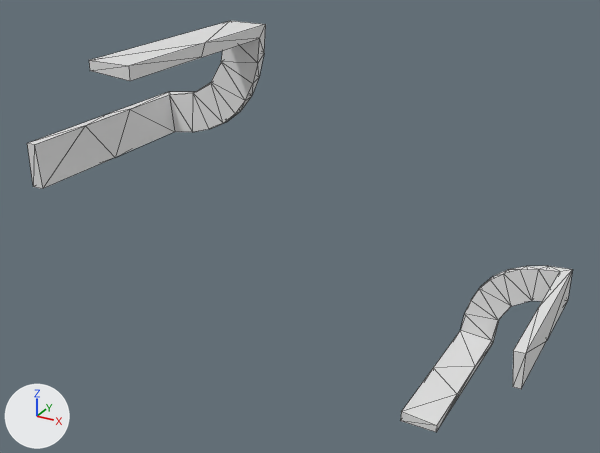
Two versions of the OBJ model data/bmc/SET_4W2C/t_445.obj, one commit apart.
Both versions are drawn from a 50 mm lens placed at (0.841, -1.715, 0.854), pointed at (-0.082, -0.037, 0.016). Every picture has the same lights, and +X, +Y and +Z are marked at lower left. Mesh edges are drawn as thin lines. Where no turn or scale is listed for an object, it has been applied to the vertices.

The first picture shows 't_445'.
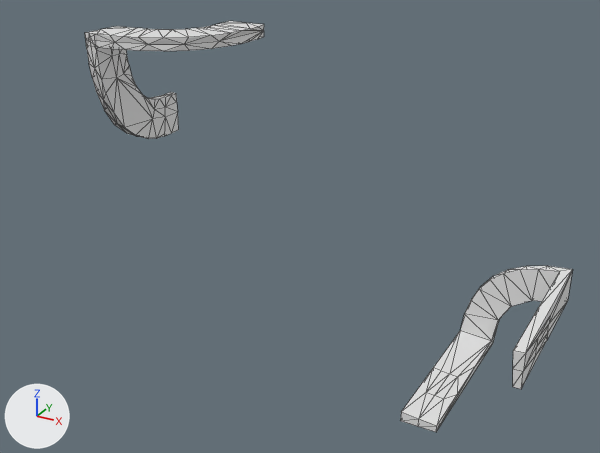
Changed parts and their boxes [x1, y1, x2, y2] in the pictures (600 x 453 px):
```json
{"object": "t_445", "change": "reshaped", "before": [27, 21, 573, 432], "after": [85, 21, 573, 432], "on screen": "11% narrower"}
{"part": 1, "of": "me_t_445", "change": "rebuilt", "before": [27, 21, 266, 189], "after": [85, 21, 264, 139], "on screen": "25% narrower, 30% shorter"}
{"part": 2, "of": "me_t_445", "change": "built on", "before": [400, 269, 573, 432], "after": [400, 269, 573, 432]}
```

Edits to the scene script, one JSON object a line:
```json
{"block": "me_t_445", "where": "# used by ob_t_445; location = (0.0, 0.0, 0.0)"}
{"op": "remove", "block": "me_t_445", "code": "me_t_445.from_pydata(...)  # 88 vertices, 168 faces; spans x -0.496..0.5, y -0.5..0.5, z -0.5..0.501"}
{"op": "add", "block": "me_t_445", "code": "me_t_445.from_pydata(...)  # 217 vertices, 398 faces; spans x -0.5..0.5, y -0.287..0.5, z -0.5..0.5"}
{"block": "me_t_445", "change": "me_t_445 part 1: the loose piece of 44 vertices spanning x -0.496..-0.196, y -0.5..0.0, z 0.201..0.501 is rebuilt with 145 vertices and now spans x -0.5..-0.199, y -0.287..0.0, z 0.199..0.5"}
{"block": "me_t_445", "change": "me_t_445 part 2"}
{"block": "me_t_445", "change": "20 faces are deleted"}
{"block": "me_t_445", "change": "16 vertices are added at x 0.225..0.5, y 0.0..0.25, z -0.5..-0.225"}
{"block": "me_t_445", "change": "6 new vertices lie (0.0, 0.125, 0.0) away from vertices in x 0.225..0.5, y 0.0..0.125, z -0.5..-0.225"}
{"block": "me_t_445", "change": "6 new vertices lie (0.0, 0.118, 0.0) away from vertices in x 0.226..0.477, y 0.119, z -0.477..-0.226"}
{"block": "me_t_445", "change": "76 new faces join them"}
```
